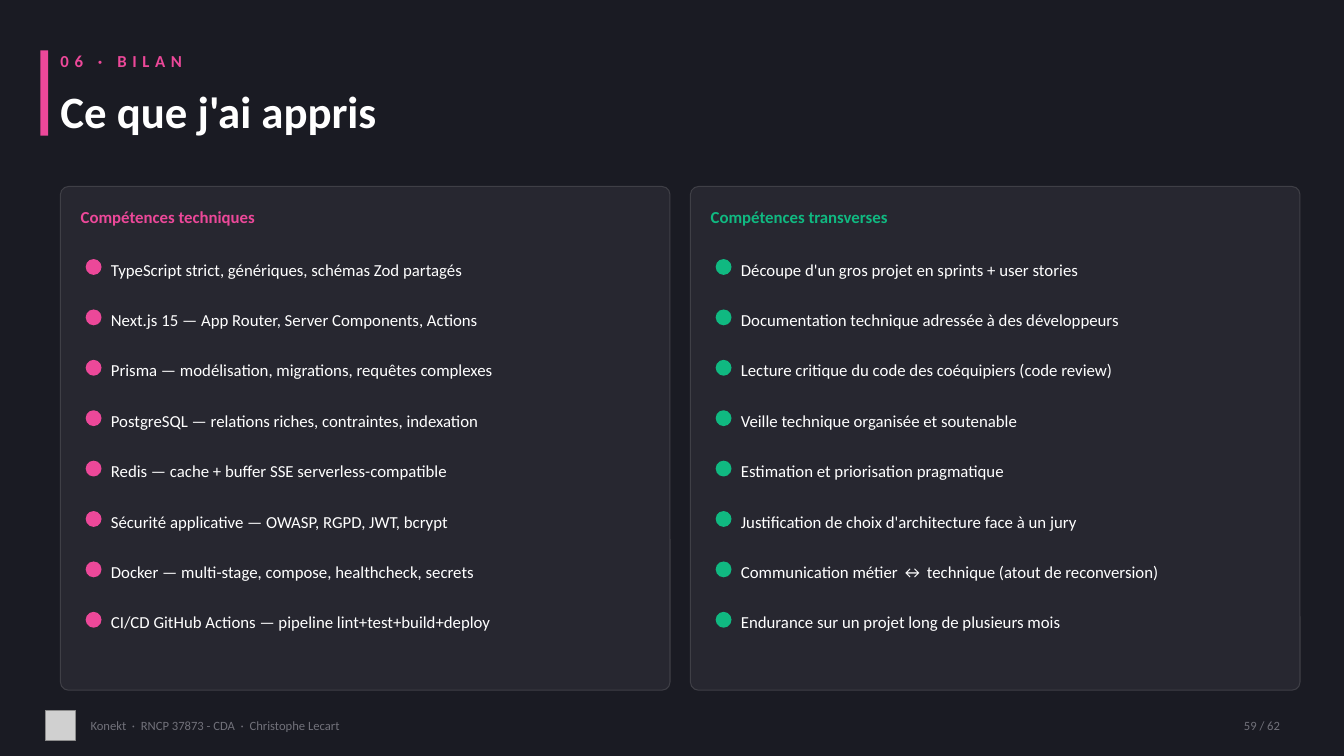
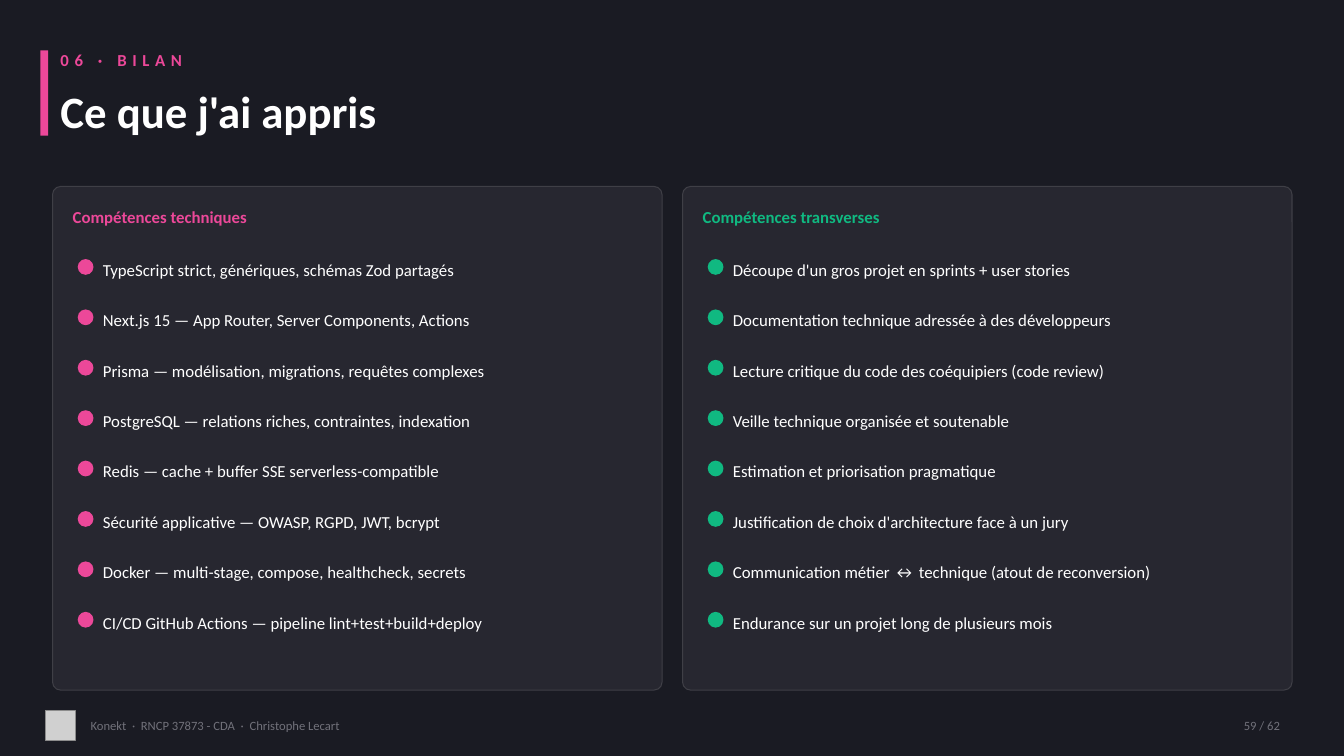
Before and after one commit to CLecart/social-network, a slide deck: slide 59 of dossier-certification/00-presentation/Konekt_RNCP_37873_Support_Visuel.pptx. Drawn at 1344x756 pixels with LibreOffice and Linux fonts; fonts in the diff are those of the drawing; grey boxes stand for pictures. Boxes give left, top, right and bottom in pixels: in the first picture for what was removed or moved away, otherwise in the second. Text is boxed around its words. In the diff, an @@ line names an element or a change of style, - is before the commit and + after.

```diff
--- a/dossier-certification/00-presentation/Konekt_RNCP_37873_Support_Visuel.pptx
+++ b/dossier-certification/00-presentation/Konekt_RNCP_37873_Support_Visuel.pptx
@@ 18 texts, 16 ellipses, 2 rounded rectangles: place and size @@
-18 texts, 16 ellipses, 2 rounded rectangles at <box>60,187,1301,691</box>
+18 texts, 16 ellipses, 2 rounded rectangles at <box>52,187,1293,691</box>
```
Also in this commit, not shown: 9 other slides changed, 7 other files.
